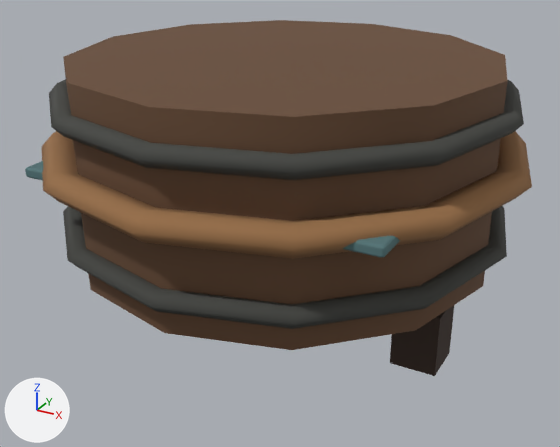
An edit to the glTF model public/assets/maps/detail-v1/models/washtub.glb, drawn before and after from the same camera.
Camera for both pictures: a 50 mm camera at (0.731, -1.351, 0.912) aimed at (0.001, -0.025, 0.249). The lights are fixed; the arrows at lower left show +X, +Y and +Z. The older version comes first. Vertices at exactly the same position are counted once.

The first picture shows 'washtub'.
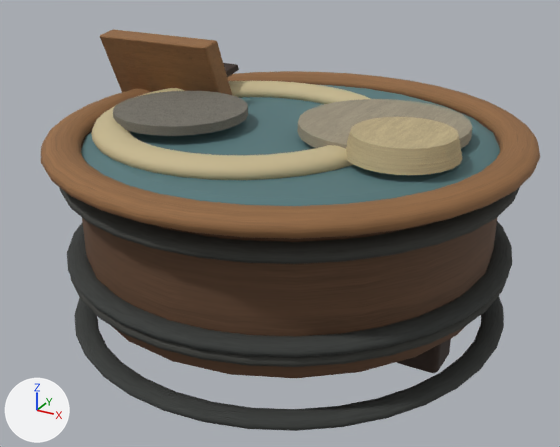
Where the change shows, as pixel boxes [x1, y1, x2, y2] in the pictures (560 x 447 px):
'washtub', surface changed, reshaped (13% taller): before [25, 20, 532, 376]; after [41, 30, 540, 431]
part 1 of me_mesh_0, added (brown): after [81, 99, 500, 378]
part 2 of me_mesh_0, added (cyan): after [81, 85, 500, 206]
part 3 of me_mesh_0, added (brown): after [298, 99, 472, 149]
part 4 of me_mesh_0, added: after [113, 91, 248, 136]
part 5 of me_mesh_0, added (beige): after [346, 117, 462, 175]
part 6 of me_mesh_0, rebuilt: before [42, 131, 532, 259]; after [41, 71, 540, 239]
part 7 of me_mesh_0, rebuilt (10% taller): before [63, 206, 507, 329]; after [67, 221, 512, 357]
part 8 of me_mesh_0, rebuilt (not visible before): after [91, 81, 370, 180]
part 9 of me_mesh_0, rebuilt: before [25, 161, 400, 258]; after [60, 187, 520, 264]
part 10 of me_mesh_0, rebuilt: before [390, 306, 454, 376]; after [397, 339, 451, 373]
part 11 of me_mesh_0, added (mostly hidden): after [70, 274, 509, 367]
part 12 of me_mesh_0, added: after [74, 296, 504, 431]
part 13 of me_mesh_0, added (brown): after [100, 30, 232, 95]
part 14 of me_mesh_0, added (mostly hidden): after [223, 63, 239, 77]
part 15 of me_mesh_0, deleted (brown): before [49, 20, 524, 350]

The change, as a diff of the scene's bpy script:
```diff
--- a/public/assets/maps/detail-v1/models/washtub.glb.py
+++ b/public/assets/maps/detail-v1/models/washtub.glb.py
@@ mat_material_0 @@
 mat_material_0 = bpy.data.materials.new('Material_0')
-# nodes: BsdfPrincipled, OutputMaterial, TexImage
-# uses the picture img_map_detail_palette_v1
+# nodes: BsdfPrincipled, Mix, NormalMap, OutputMaterial, SeparateColor, TexImage x3, VertexColor
+# uses the picture img_map_detail_base_color
+# uses the picture img_map_detail_normal
+# uses the picture img_map_detail_orm
@@ me_mesh_0 @@
-me_mesh_0.from_pydata(...)  # 410 vertices, 756 faces; spans x -0.5..0.5, y -0.5..0.5, z 0.0..0.6
+me_mesh_0.from_pydata(...)  # 3819 vertices, 7464 faces; spans x -0.5..0.5, y -0.5..0.5, z 0.0..0.6
+# me_mesh_0 part 1: a new loose piece, a 24-sided cylinder along z spanning x -0.411..0.437, y -0.435..0.435, z 0.147..0.44, in mat_material_0
+# me_mesh_0 part 2: a new loose piece, a 24-sided cut cone along z (radius 0.419 by 0.43 at the low end, 0.377 by 0.387 at the high end) spanning x -0.406..0.432, y -0.43..0.43, z 0.438..0.453, in mat_material_0
+# me_mesh_0 part 3: a new loose piece, a 24-sided cylinder along z spanning x 0.034..0.369, y -0.14..0.204, z 0.465..0.487, in mat_material_0
+# me_mesh_0 part 4: a new loose piece, a 24-sided cylinder along z spanning x -0.332..-0.06, y -0.226..0.054, z 0.473..0.491, in mat_material_0
+# me_mesh_0 part 5: a new loose piece, a 24-sided cut cone along z (radius 0.105 by 0.108 at the low end, 0.094 by 0.097 at the high end) spanning x 0.181..0.39, y -0.194..0.022, z 0.467..0.51, in mat_material_0
+# me_mesh_0 part 6: the loose piece of 66 vertices spanning x -0.5..0.5, y -0.5..0.5, z 0.389..0.444 is rebuilt with 445 vertices and now spans x -0.474..0.5, y -0.5..0.5, z 0.424..0.467
+# me_mesh_0 part 7: the loose piece of 66 vertices spanning x -0.472..0.472, y -0.472..0.472, z 0.252..0.292 is rebuilt with 445 vertices and now spans x -0.45..0.476, y -0.475..0.475, z 0.206..0.233
+# me_mesh_0 part 8: the loose piece of 60 vertices spanning x -0.403..0.231, y -0.349..0.285, z 0.401..0.457 is rebuilt with 432 vertices and now spans x -0.38..0.238, y -0.349..0.285, z 0.44..0.482
+# me_mesh_0 part 9: the loose piece of 56 vertices spanning x -0.366..0.366, y -0.366..0.366, z 0.398..0.419 is rebuilt with 445 vertices and now spans x -0.447..0.473, y -0.472..0.472, z 0.372..0.402
+# me_mesh_0 part 10: the loose piece of 8 vertices spanning x 0.274..0.371, y -0.048..0.048, z 0.0..0.133 is rebuilt with 152 vertices and now spans x 0.28..0.374, y -0.048..0.048, z 0.0..0.098
+# me_mesh_0 part 11: a new loose piece of 445 vertices spanning x -0.447..0.473, y -0.472..0.472, z 0.184..0.215, in mat_material_0
+# me_mesh_0 part 12: a new loose piece of 445 vertices spanning x -0.45..0.476, y -0.475..0.475, z 0.06..0.087, in mat_material_0
+# me_mesh_0 part 13: a new loose piece of 152 vertices spanning x -0.5..-0.207, y 0.026..0.189, z 0.328..0.6, in mat_material_0
+# me_mesh_0 part 14: a new loose piece of 152 vertices spanning x -0.479..-0.228, y 0.128..0.195, z 0.502..0.524, in mat_material_0
+# me_mesh_0 part 15: 94 vertices removed from x -0.472..0.472, y -0.472..0.472, z 0.2..0.6
+# other edits to the shape of me_mesh_0 do not show in these pictures
 me_mesh_0.materials.append(mat_material_0)
```
